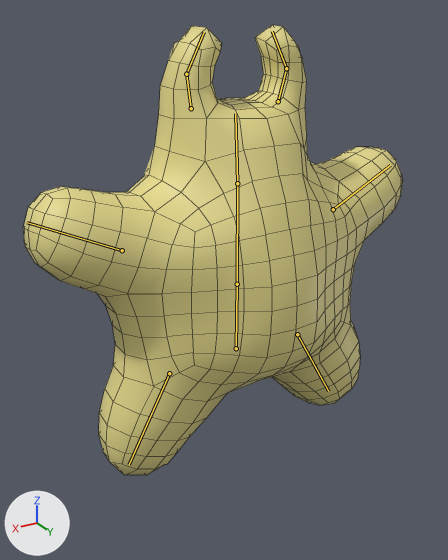
The Blender file Models/munchmes/torpejo.blend as it was, and as the next commit left it.
Camera for both pictures: a camera (50 mm lens) standing at (2.06, 3.26, 1.68) and looking at (0.13, 0.04, 0.08). The axes (+X, +Y, +Z) are drawn at lower left. The lights are the same throughout. The bones that bend it are drawn over the model as lines. Mesh edges are drawn as thin lines.

Objects in the first picture: 'Body'.
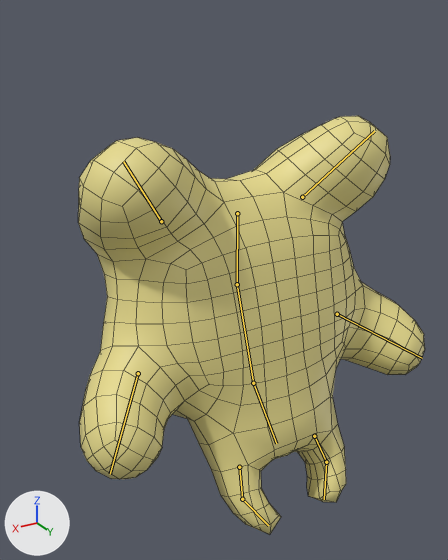
The newer file adds an action. The first version stands in its rest pose; the second is drawn at frame 3 of the action 'Run'.

Changed parts and their boxes [x1, y1, x2, y2] in the pictures (448 x 560 px):
'Body', posed (9% narrower, 7% shorter)
    before: [23, 25, 403, 475]
    after: [78, 116, 425, 534]
bone 'Root', root to tip
    before: (236, 348) to (237, 284)
    after: (237, 213) to (237, 284)
bone 'Torso', root to tip
    before: (237, 284) to (237, 183)
    after: (237, 284) to (253, 383)
bone 'Head', root to tip
    before: (237, 183) to (235, 113)
    after: (253, 383) to (276, 443)

What the commit changed:
Bone 'Root' (bone_root) moves from (0.0, 0.0, 0.0) to (0.0, 0.995, 0.0).
Bone 'Root' (bone_root) turns from (0, 0, 0) to (180, 0, 0) degrees about its own x, y and z.
Bone 'Torso' (bone_torso) turns from (0, 0, 0) to (-19, 0, 0) degrees about its own x, y and z.
Bone 'Head' (bone_head) moves from (0.0, 0.0, 0.0) to (0.0, -0.017, -0.221).
Bone 'Head' (bone_head) turns from (0, 0, 0) to (-18, 0, 0) degrees about its own x, y and z.
Bone 'ArmStretch.R' (bone_armstretch_r) moves from (0.0, 0.0, 0.0) to (-0.177, -0.052, -0.386).
Bone 'ArmStretch.L' (bone_armstretch_l) moves from (0.0, 0.0, 0.0) to (0.177, -0.052, -0.386).
Bone 'LegStretch.R' (bone_legstretch_r) moves from (0.0, 0.0, 0.0) to (-0.069, -0.131, -0.299).
Bone 'LegStretch.L' (bone_legstretch_l) moves from (0.0, 0.0, 0.0) to (0.069, -0.131, -0.299).
